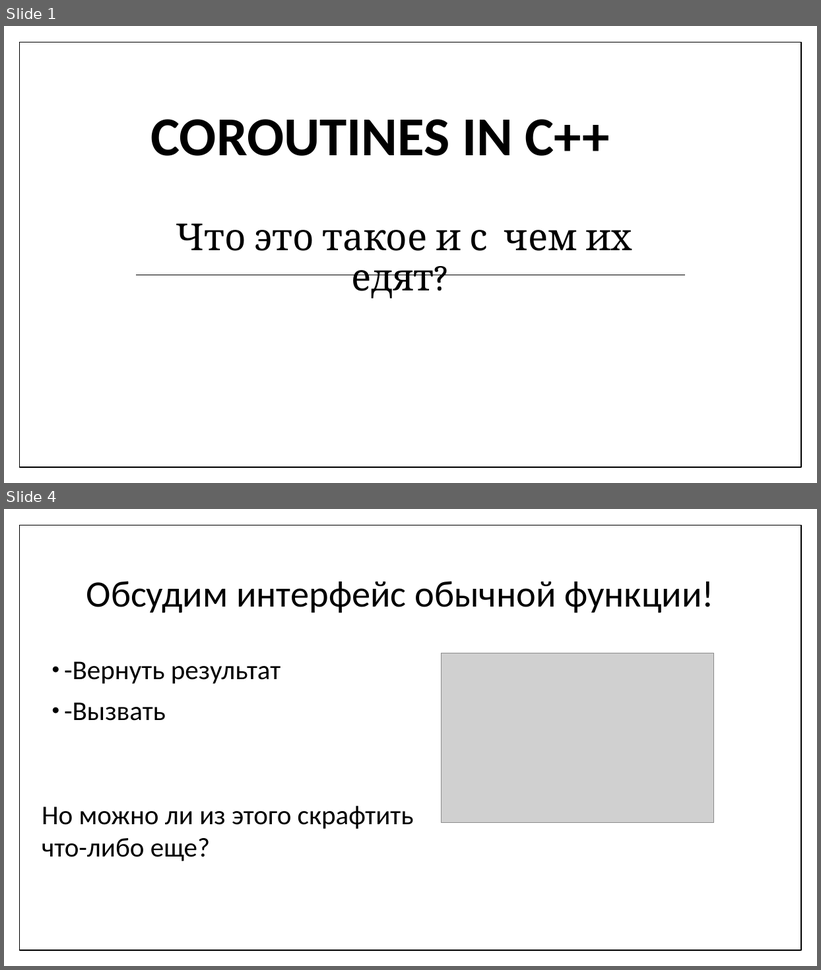
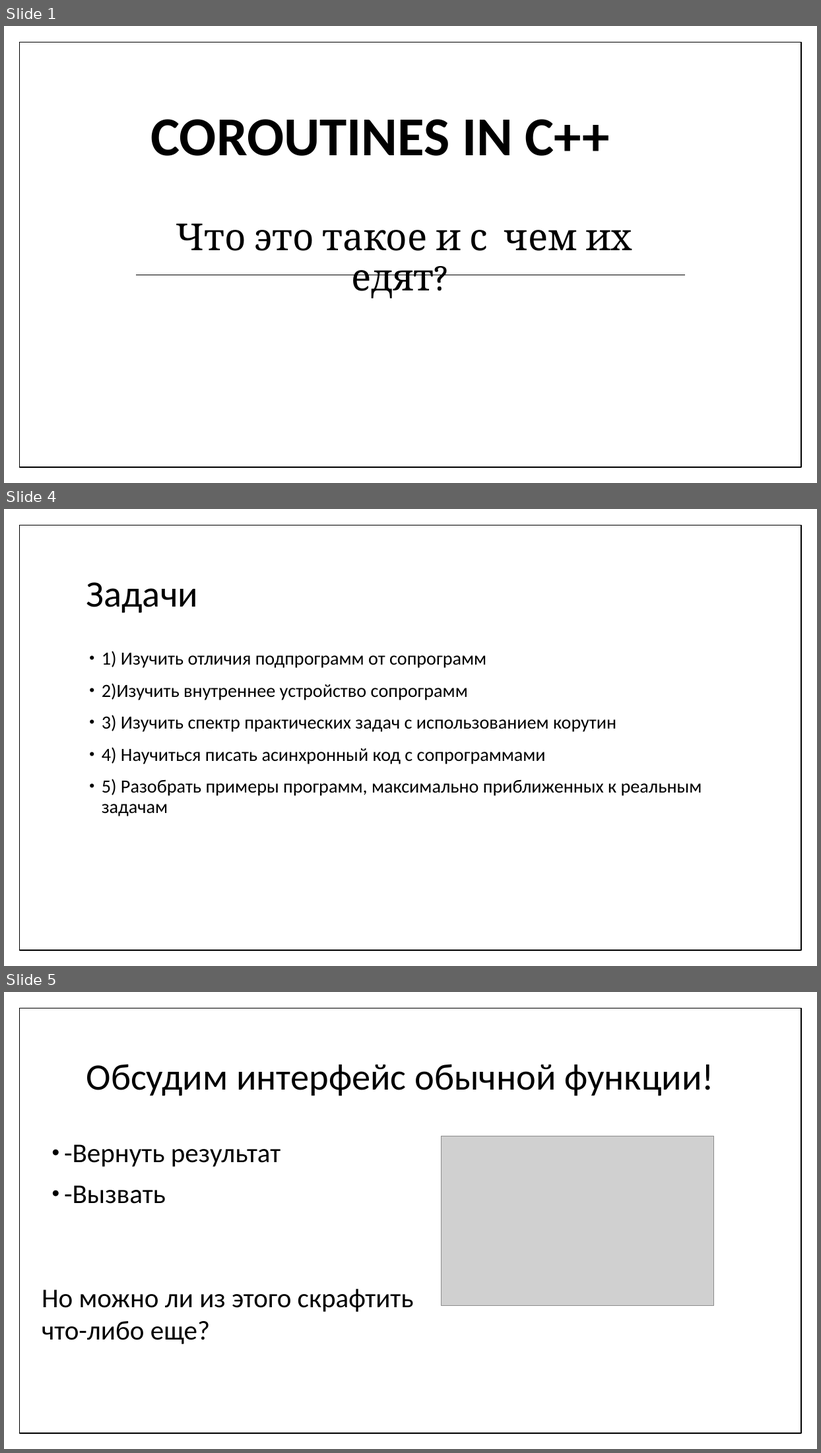
Before and after one commit to f0rmul/presentations, a slide deck: coro_present/coro.pptx. Shown one above the other, each under a label of ours: slides 1 and 4 before the commit, slides 1, 4 and 5 after it; the slides between them are not shown. The pictures are 821x970 and 821x1453 pixels, drawn with LibreOffice and Linux fonts; fonts in the diff are those of the drawing; grey boxes stand for pictures. Boxes give left, top, right and bottom in pixels: in the first picture for what was removed or moved away, otherwise in the second. Text is boxed around its words. In the diff, an @@ line names an element or a change of style, - is before the commit and + after.

```diff
--- a/coro_present/coro.pptx
+++ b/coro_present/coro.pptx
@@ slide 4 added at (4, 509, 817, 966), background #FFFFFF; not listed: 1 template element that a slide beside it also shows @@
@@ title added at (86, 582, 198, 613), 44 pt, text #000000 @@
+Задачи
@@ text added at (102, 651, 702, 817), 22 pt, text #000000 @@
+• 1) Изучить отличия подпрограмм от сопрограмм
+• 2)Изучить внутреннее устройство сопрограмм
+• 3) Изучить спектр практических задач с использованием корутин
+• 4) Научиться писать асинхронный код с сопрограммами
+• 5) Разобрать примеры программ, максимально приближенных к реальным задачам
@@ what was slide 4 is now slide 5 @@
```
Also in this commit, not shown: 2 slides changed.
